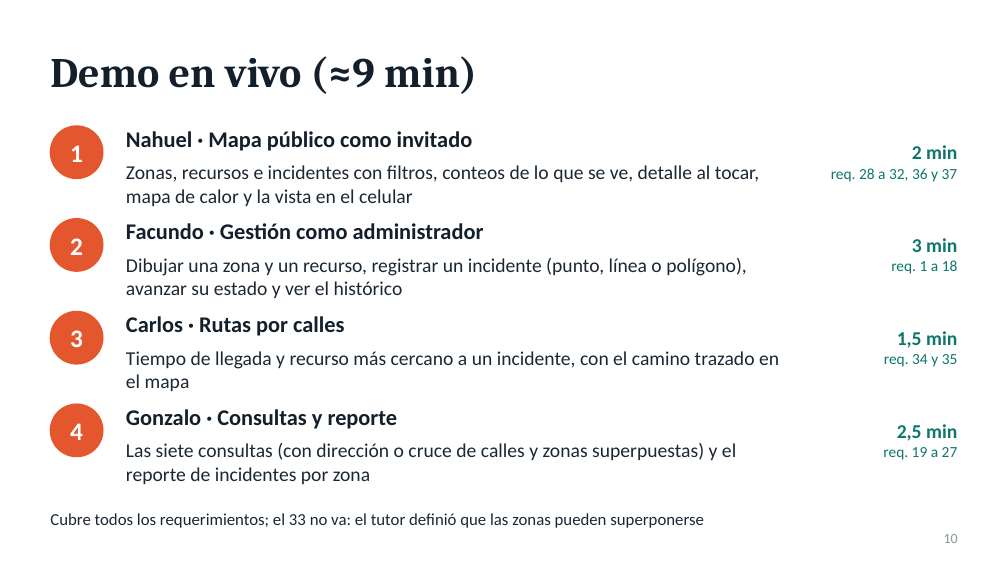
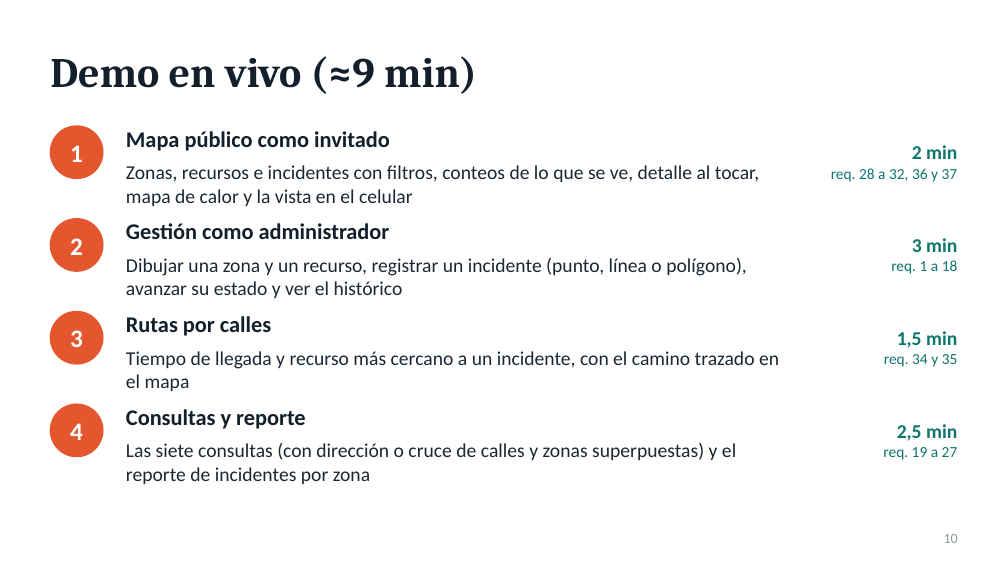
Before and after one commit to Facu185/geotravel, a slide deck: slide 10 of docs/defensa/UrbanSafe_defensa_final.pptx. Drawn at 1008x567 pixels with LibreOffice and Linux fonts; fonts in the diff are those of the drawing. Boxes give left, top, right and bottom in pixels: in the first picture for what was removed or moved away, otherwise in the second. Text is boxed around its words. In the diff, an @@ line names an element or a change of style, - is before the commit and + after.

```diff
--- a/docs/defensa/UrbanSafe_defensa_final.pptx
+++ b/docs/defensa/UrbanSafe_defensa_final.pptx
@@ text at [126, 131, 390, 151]: text changed @@
-Nahuel · Mapa público como invitado
+Mapa público como invitado
@@ text at [126, 223, 390, 239]: text changed @@
-Facundo · Gestión como administrador
+Gestión como administrador
@@ text at [126, 316, 271, 336]: text changed @@
-Carlos · Rutas por calles
+Rutas por calles
@@ text at [126, 409, 306, 429]: text changed @@
-Gonzalo · Consultas y reporte
+Consultas y reporte
@@ text removed at [50, 513, 704, 528] @@
-Cubre todos los requerimientos; el 33 no va: el tutor definió que las zonas pueden superponerse
```
Also in this commit, not shown: 2 other slides changed, 1 other file.
